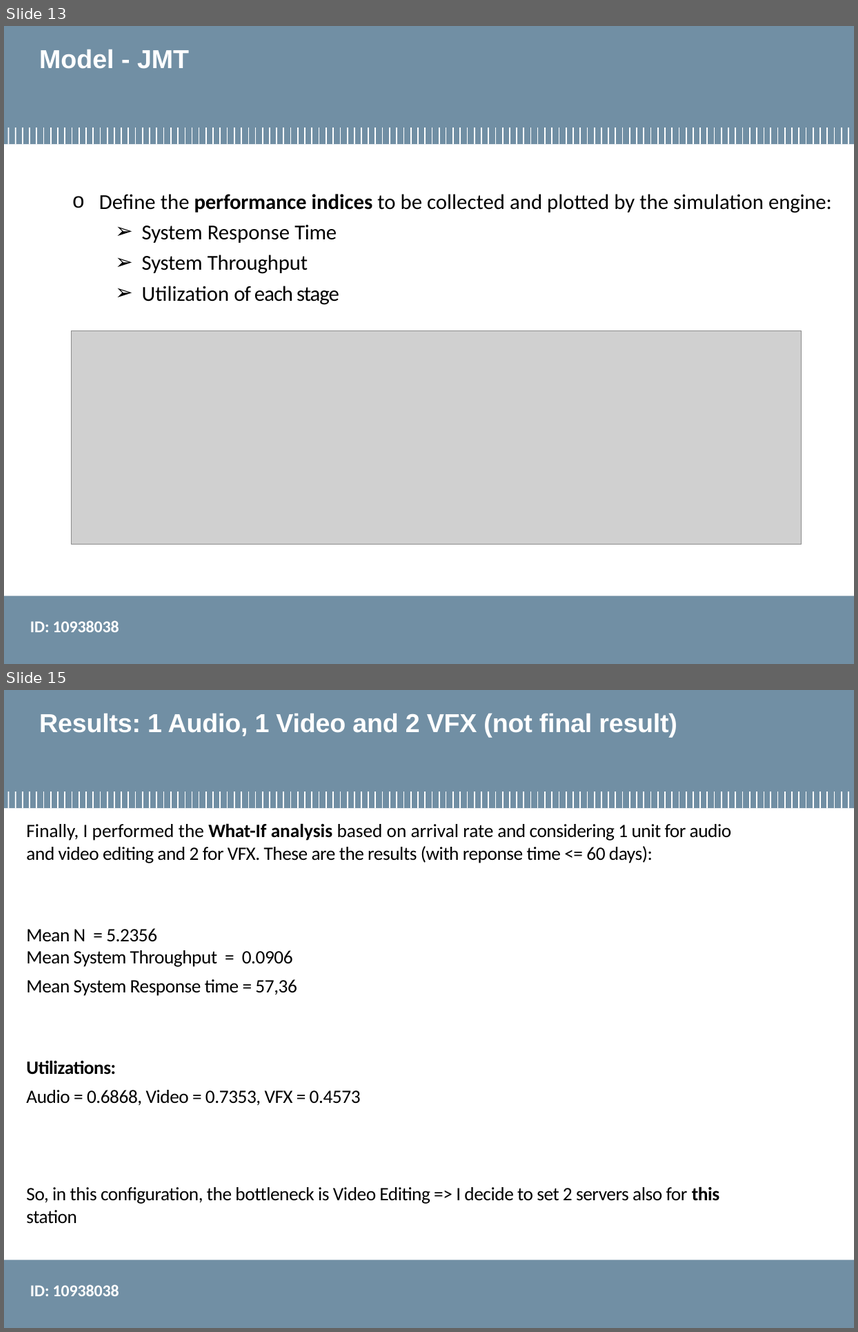
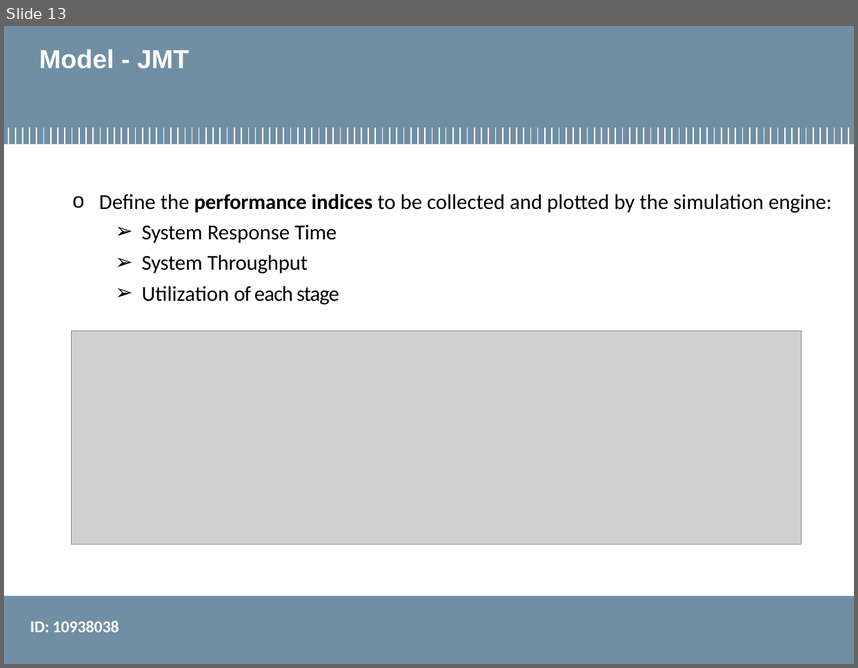
Before and after one commit to smn07/performance_evaluation_application, a slide deck: Final_Project/finalProject_open10938038.pptx. Shown one above the other, each under a label of ours: slides 13 and 15 before the commit, slide 13 after it; the slides between them are not shown. The pictures are 858x1332 and 858x668 pixels, drawn with LibreOffice and Linux fonts; fonts in the diff are those of the drawing; grey boxes stand for pictures; background and template pictures are left out. Boxes give left, top, right and bottom in pixels: in the first picture for what was removed or moved away, otherwise in the second. Text is boxed around its words. In the diff, an @@ line names an element or a change of style, - is before the commit and + after.

```diff
--- a/Final_Project/finalProject_open10938038.pptx
+++ b/Final_Project/finalProject_open10938038.pptx
@@ slide 15 removed at (x1=4, y1=690, x2=854, y2=1328), background #FFFFFF; not listed: 122 template elements that a slide beside it also shows @@
@@ title removed at (x1=39, y1=713, x2=677, y2=737) @@
-Results: 1 Audio, 1 Video and 2 VFX (not final result)
@@ text removed at (x1=26, y1=823, x2=732, y2=1223) @@
-Finally, I performed the What-If analysis based on arrival rate and considering 1 unit for audio and video editing and 2 for VFX. These are the results (with reponse time <= 60 days):
-Mean N = 5.2356
-Mean System Throughput = 0.0906
-Mean System Response time = 57,36
-Utilizations:
-Audio = 0.6868, Video = 0.7353, VFX = 0.4573
-So, in this configuration, the bottleneck is Video Editing => I decide to set 2 servers also for this station
@@ text removed at (x1=30, y1=1284, x2=119, y2=1296) @@
-ID: 10938038
@@ freeform shape removed at (x1=31, y1=1285, x2=265, y2=1306) @@
@@ freeform shape removed at (x1=31, y1=1285, x2=265, y2=1306) @@
```
Also in this commit, not shown: 8 slides changed, 1 other slide removed, 3 other files.
